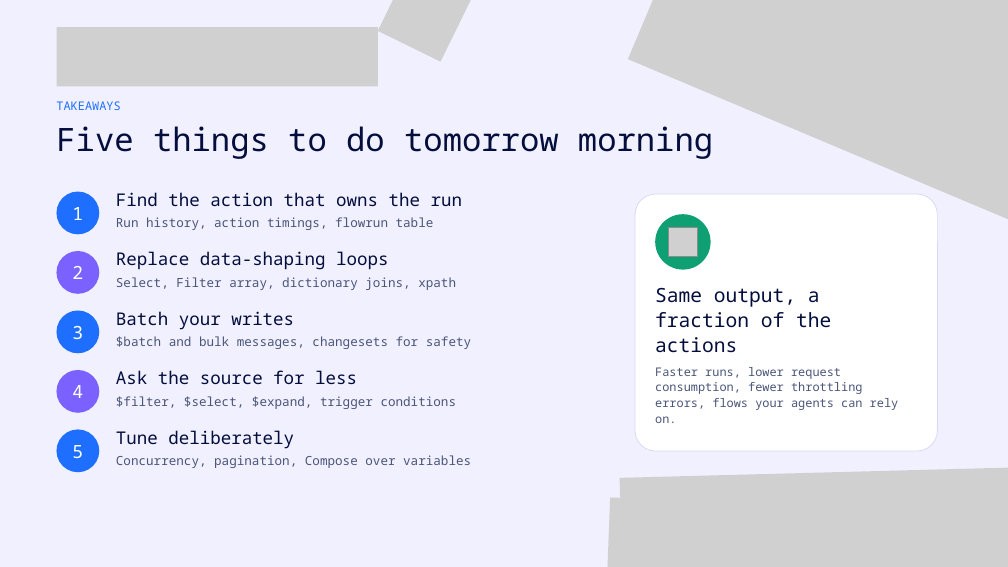
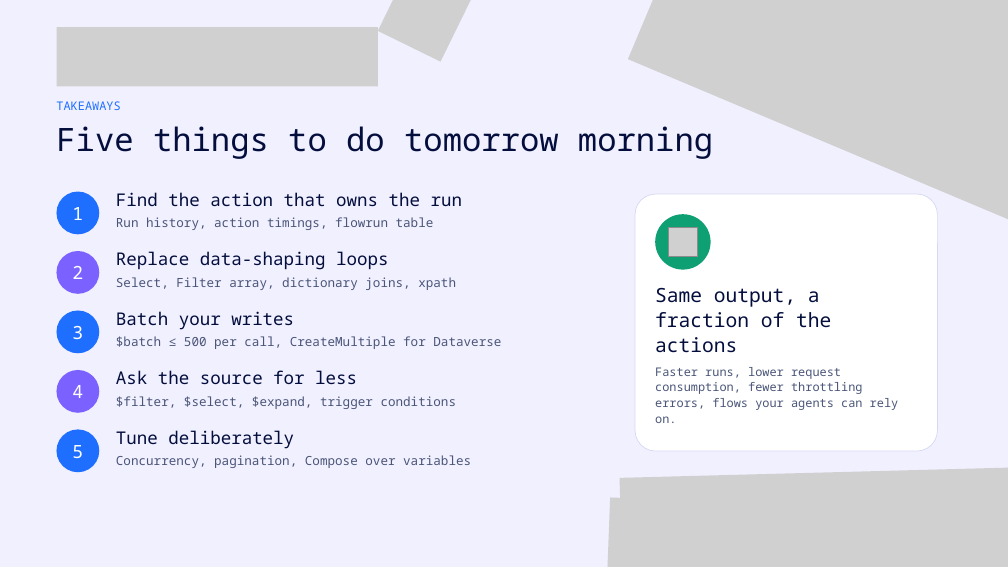
Before and after one commit to david-lorenzo88/power-automate-optimization-techniques, a slide deck: slide 30 of deck/From-Hours-to-Seconds.pptx (slide 28 before the commit). Drawn at 1008x567 pixels with LibreOffice and Linux fonts; fonts in the diff are those of the drawing; grey boxes stand for pictures. Boxes give left, top, right and bottom in pixels: in the first picture for what was removed or moved away, otherwise in the second. Text is boxed around its words. In the diff, an @@ line names an element or a change of style, - is before the commit and + after.

```diff
--- a/deck/From-Hours-to-Seconds.pptx
+++ b/deck/From-Hours-to-Seconds.pptx
@@ text at (116,336,501,349): text changed @@
-$batch and bulk messages, changesets for safety
+$batch ≤ 500 per call, CreateMultiple for Dataverse
```
Also in this commit, not shown: 12 other slides changed, 3 slides added, 1 slide removed, 3 other files.
